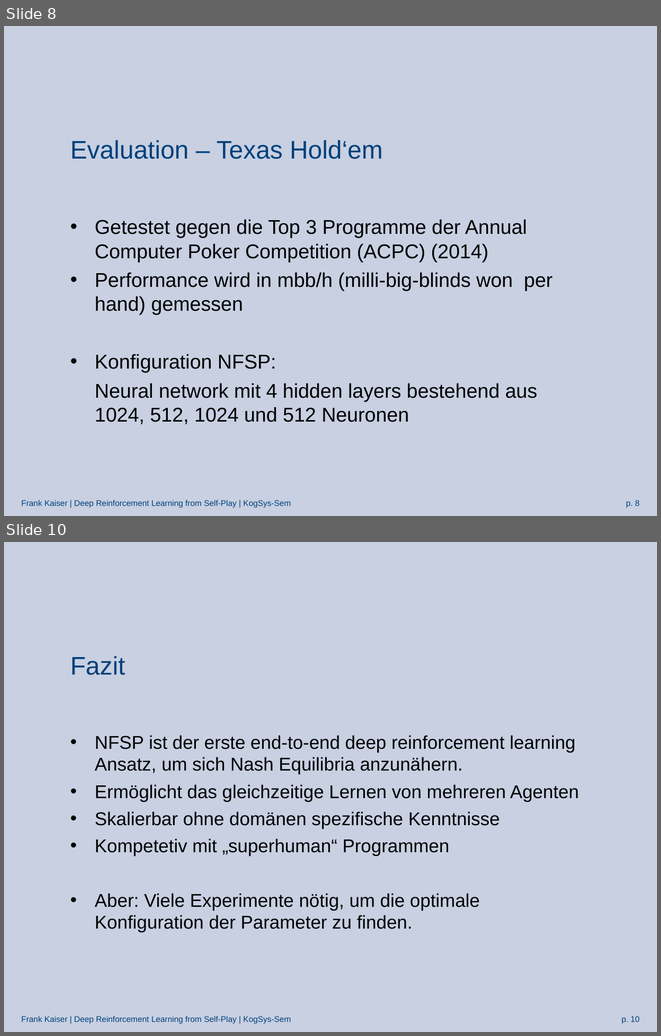
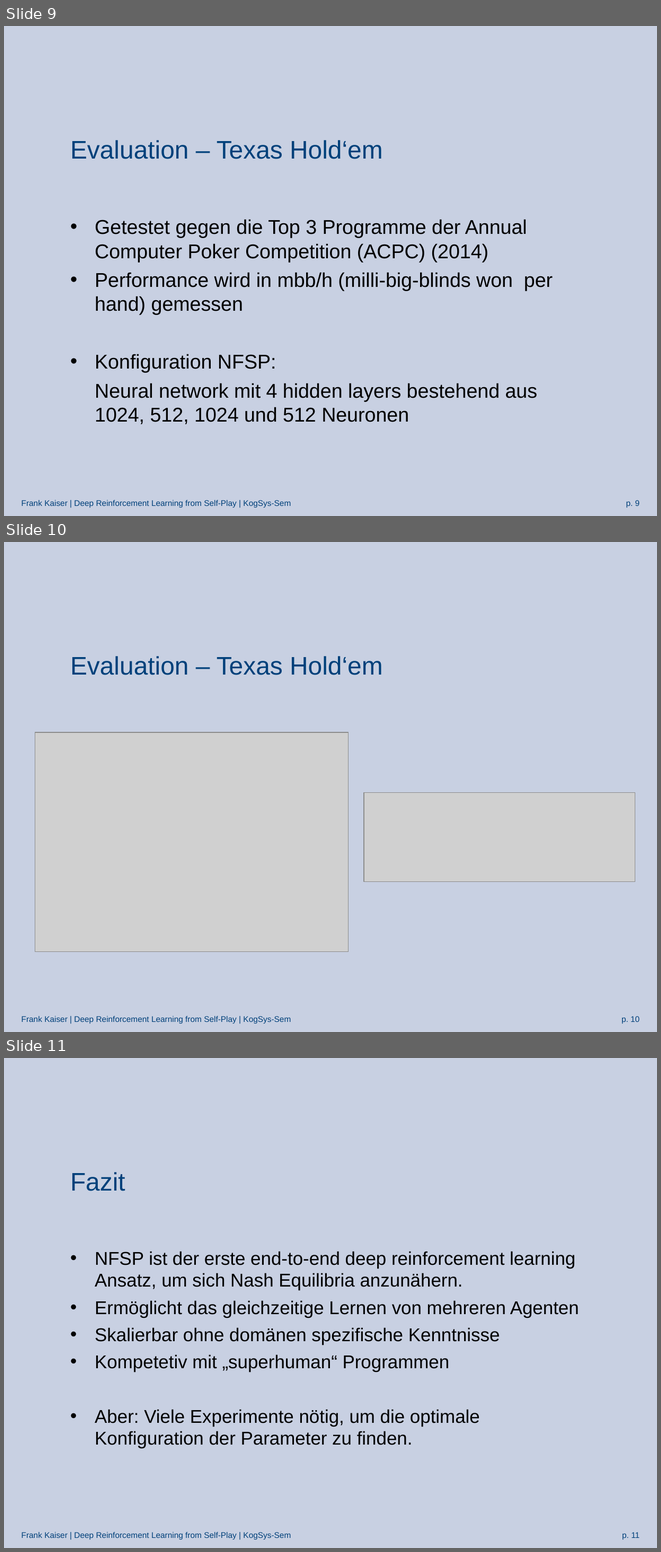
Before and after one commit to Arosares/studies, a slide deck: KogSys-Sem/Präsentation_nfsp.odp. Shown one above the other, each under a label of ours: slides 8 and 10 before the commit, slides 9, 10 and 11 after it; the slides between them are not shown. The pictures are 661x1036 and 661x1552 pixels, drawn with LibreOffice and Linux fonts; fonts in the diff are those of the drawing; grey boxes stand for pictures; background and template pictures are left out. Boxes give left, top, right and bottom in pixels: in the first picture for what was removed or moved away, otherwise in the second. Text is boxed around its words. In the diff, an @@ line names an element or a change of style, - is before the commit and + after.

```diff
--- a/KogSys-Sem/Präsentation_nfsp.odp
+++ b/KogSys-Sem/Präsentation_nfsp.odp
@@ slide 10 added at <box>4,542,657,1032</box>, background picture (left out); not listed: 2 template elements that a slide beside it also shows @@
@@ title added at <box>70,656,383,675</box>, 28 pt, text #00407A @@
+Evaluation – Texas Hold‘em
@@ picture added at <box>35,732,348,951</box> @@
@@ picture added at <box>364,792,635,881</box> @@
@@ what was slide 8 is now slide 9 @@
@@ what was slide 10 is now slide 11 @@
@@ page number at <box>622,1532,639,1539</box>: text changed @@
-p. 10
+p. 11
```
Also in this commit, not shown: 2 slides changed, 1 other slide added, 1 slide removed, 1 other file.
